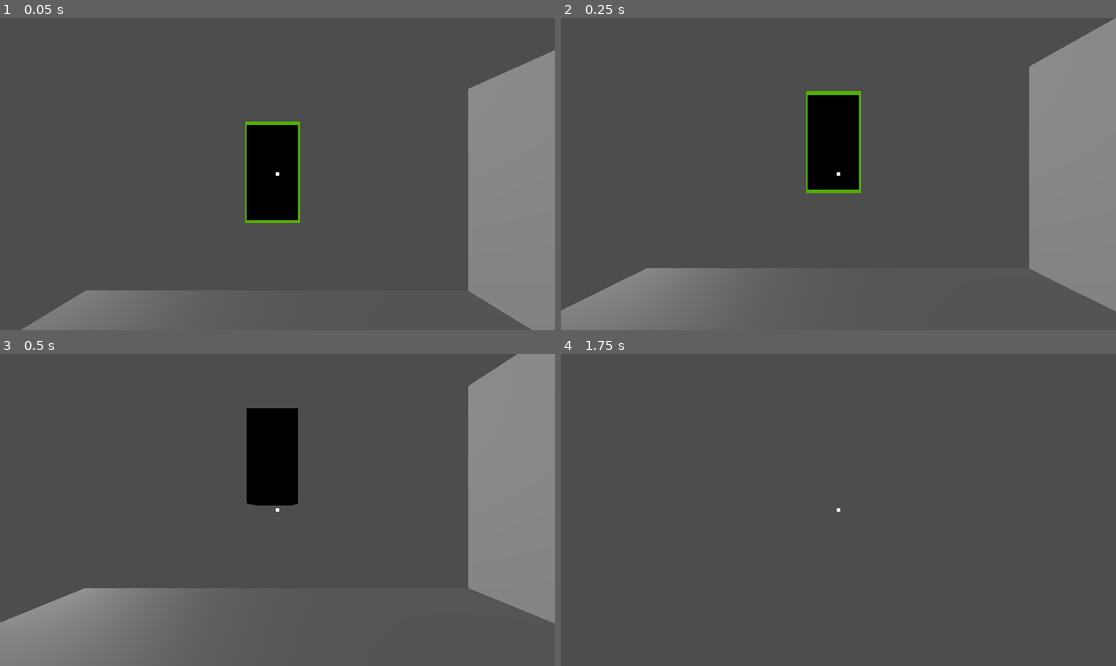
Above: before the commit, frames 1-4 (two rows, left to right).
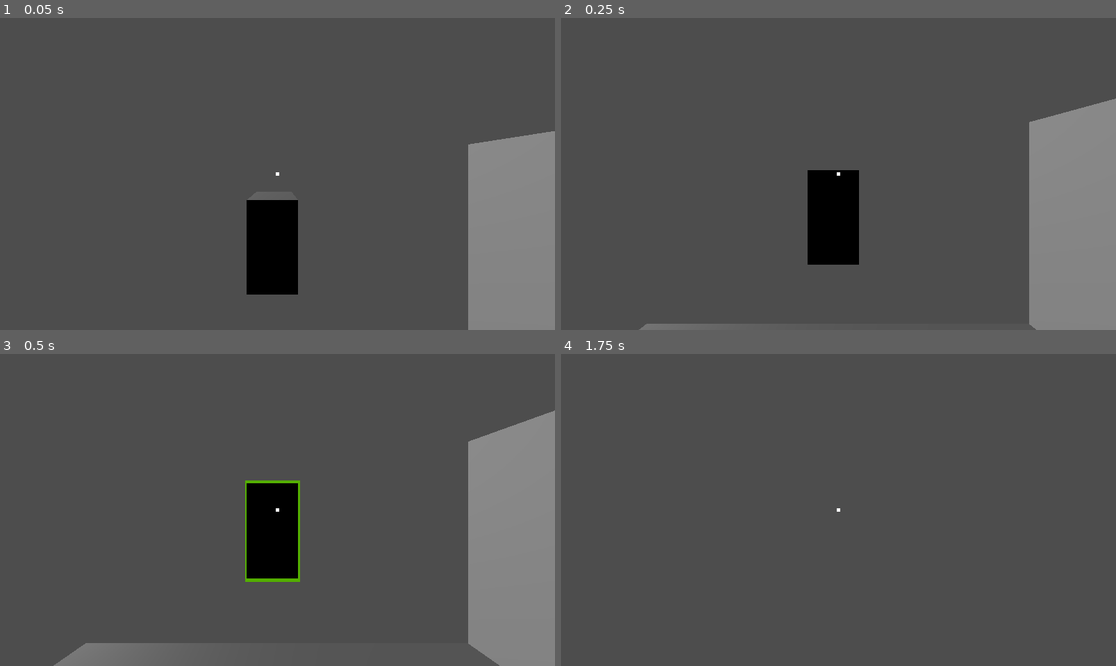
Above: after the commit, the same moments.

Repository: Cax36940/EGJ24
Game: Godot game, scene res://main.tscn
Same seed, same stepped clock (60 frames per second), same inputs: the game is played once before the commit and once after it.
Inputs (mouse positions are in pixels of both pictures, inside the frame that each line leads up to):
- Up to frame 1 (0.05 s): no input
- Up to frame 2 (0.25 s): no input
- Up to frame 3 (0.5 s): no input
- Up to frame 4 (1.75 s): move the mouse to (866, 510) at 0.52 s; hold W (up) from 0.53 s (still down); tap E (interact) at 0.6, 1.35 s; move the mouse to (810, 510) at 1.27 s

The runs differ from the first frame. In frame 1, 11% of the frame differs, in the area x 3-100%, y 10-100%; in frame 2, 15%; in frame 3, 17%, in the area x 0-100%, y 0-100%; in frame 4, nothing differs.

Commit message:
Added improved manor

Diff:
--- a/character/Camera3D.gd
+++ b/character/Camera3D.gd
@@ -6,9 +6,9 @@
 var ray_length : int = 100
 var nb_ray : int = 10
 
-func _ready():
-	position.y = character.position.y
-	position.x = character.position.x
+#func _ready():
+	#position.y = character.position.y
+	#position.x = character.position.x
 
 func _input(event : InputEvent):
 	if event is InputEventMouseMotion and character.pause != true:
--- a/models/modelsTestScene.tscn
+++ b/models/modelsTestScene.tscn
@@ -33,4 +33,4 @@
 transform = Transform3D(1, 0, 0, 0, 1, 0, 0, 0, 1, -14, 0, 11)
 
 [node name="Character" parent="." instance=ExtResource("5_1fhly")]
-transform = Transform3D(1, 0, 0, 0, 1, 0, 0, 0, 1, 0, 0.0435802, 2.65694)
+transform = Transform3D(1, 0, 0, 0, 1, 0, 0, 0, 1, 0, 0.191829, 2.65694)
Binary file changed: models/manor.bin
Not shown, changed: models/manor.gltf
